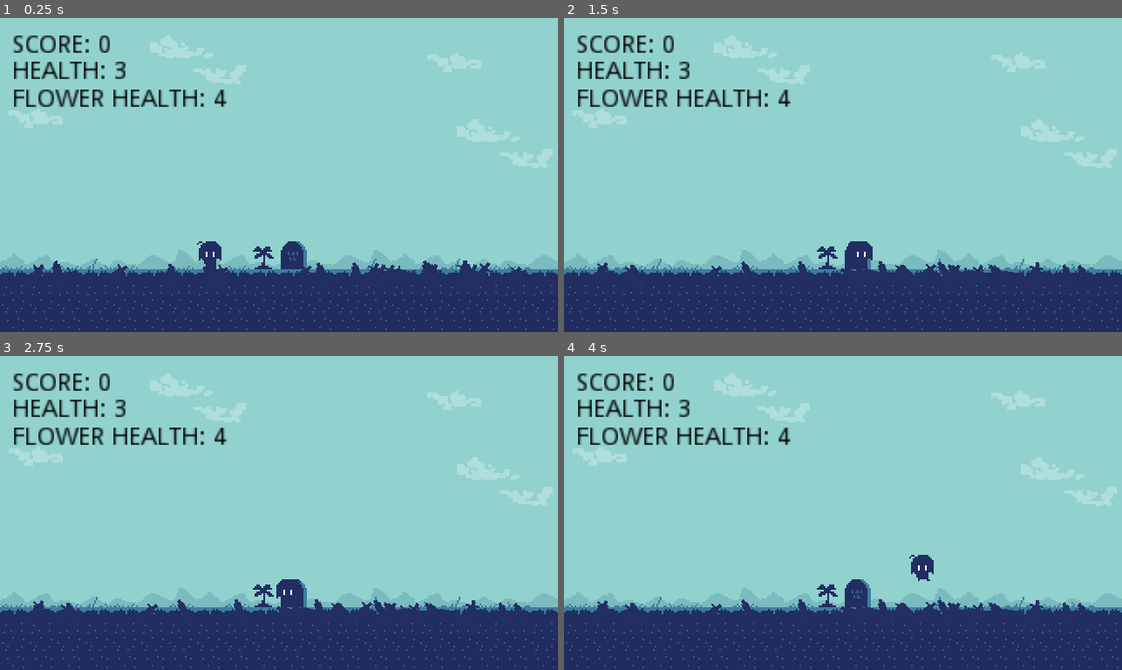
Above: before the commit, frames 1-4 (two rows, left to right).
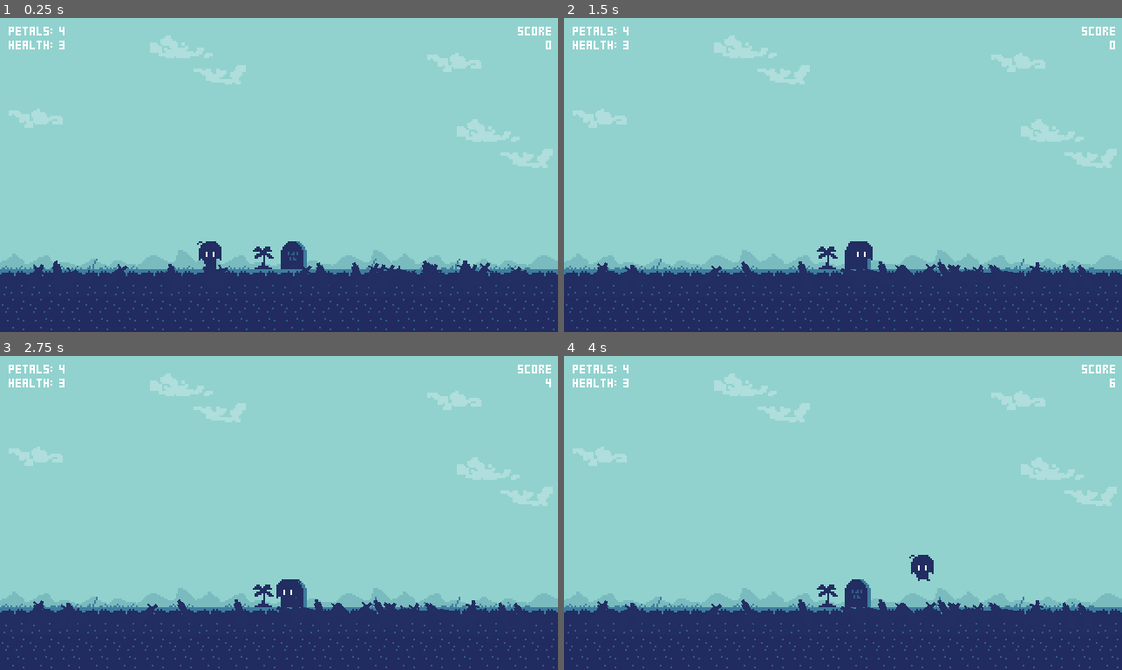
Above: after the commit, the same moments.

Repository: mwpodgorni/DDDD-Project
Game: Godot game, scene res://choice.tscn
Two runs of this game, one before a commit and one after it. Both use one fixed random seed, a clock stepped at 60 frames per second and the inputs below.
Inputs:
- Up to frame 1 (0.25 s): no input
- Up to frame 2 (1.5 s): tap Enter at 0.5 s; hold Right (ui_right) 0.53-1.28 s; tap V (ui_accept) at 0.77 s; hold Left (ui_left) from 1.28 s (still down)
- Up to frame 3 (2.75 s): tap V (ui_accept) at 1.52 s; release Left (ui_left) at 2.03 s; hold Right (ui_right) from 2.03 s (still down)
- Up to frame 4 (4 s): tap V (ui_accept) at 3.02, 3.77 s; release Right (ui_right) at 3.53 s; hold Left (ui_left) from 3.53 s (still down)

The runs differ from the first frame. In frame 1, 2.3% of the frame differs, in the area x 1-99%, y 2-29%; in frame 2, 2.3%; in frame 3, 2.3%; in frame 4, 2.3%.

Commit message:
Changed font, and added score over time

Diff:
--- a/LD46/FlowerHealth.gd
+++ b/LD46/FlowerHealth.gd
@@ -8,7 +8,8 @@
 
 # Called when the node enters the scene tree for the first time.
 func _ready():
-	self.modulate = Color(0, 0, 0, 1)
+	self.modulate = Color(255, 255, 255, 1)
 # Called every frame. 'delta' is the elapsed time since the previous frame.
 func _process(delta):
-	self.text = "FLOWER HEALTH: "+str(gl.flowerHealth)
+	self.text = str(gl.flowerHealth)
+	if(gl.flowerHealth <= 2): self.modulate = Color(255, 0, 0, 1)
--- a/LD46/HEALTH.gd
+++ b/LD46/HEALTH.gd
@@ -3,7 +3,8 @@
 
 # Called when the node enters the scene tree for the first time.
 func _ready():
-	self.modulate = Color(0, 0, 0, 1)
+	self.modulate = Color(255, 255, 255, 1)
 # Called every frame. 'delta' is the elapsed time since the previous frame.
 func _process(delta):
-	self.text = "HEALTH: "+str(gl.health)
+	self.text = str(gl.health)
+	if(gl.health < 1): self.modulate = Color(255, 0, 0, 1)
--- a/LD46/LD46.tscn
+++ b/LD46/LD46.tscn
@@ -15,6 +15,7 @@
 [ext_resource path="res://LD46/SCORE.gd" type="Script" id=13]
 [ext_resource path="res://LD46/HEALTH.gd" type="Script" id=14]
 [ext_resource path="res://LD46/FlowerHealth.gd" type="Script" id=15]
+[ext_resource path="res://pixelFont.tres" type="DynamicFont" id=16]
 
 [sub_resource type="TileSet" id=1]
 0/name = "sprite.png 0"
@@ -690,29 +691,66 @@
 [node name="step" type="AudioStreamPlayer" parent="sound"]
 stream = ExtResource( 9 )
 
-[node name="SCORE" type="Label" parent="."]
-margin_left = 7.0
-margin_top = 9.0
-margin_right = 48.0
-margin_bottom = 23.0
+[node name="Score" type="Node" parent="."]
+
+[node name="ScoreLabel" type="Label" parent="Score"]
+margin_left = 297.0
+margin_top = 5.0
+margin_right = 317.0
+margin_bottom = 11.0
+custom_fonts/font = ExtResource( 16 )
 text = "SCORE"
+align = 2
+
+[node name="Counter" type="Label" parent="Score"]
+margin_left = 301.0
+margin_top = 13.0
+margin_right = 317.0
+margin_bottom = 19.0
+custom_fonts/font = ExtResource( 16 )
+text = "1000"
+align = 2
 script = ExtResource( 13 )
 
-[node name="HEALTH" type="Label" parent="."]
-margin_left = 7.0
-margin_top = 24.0
-margin_right = 57.0
-margin_bottom = 38.0
-text = "HEALTH"
+[node name="Petals" type="Node" parent="."]
+
+[node name="PetalsLabel" type="Label" parent="Petals"]
+margin_left = 5.0
+margin_top = 5.0
+margin_right = 29.0
+margin_bottom = 11.0
+custom_fonts/font = ExtResource( 16 )
+text = "Petals:"
+
+[node name="Counter" type="Label" parent="Petals"]
+margin_left = 34.0
+margin_top = 5.0
+margin_right = 55.0
+margin_bottom = 11.0
+rect_pivot_offset = Vector2( -56, 19 )
+custom_fonts/font = ExtResource( 16 )
+text = "4"
+script = ExtResource( 15 )
+
+[node name="Health" type="Node" parent="."]
+
+[node name="HealthLabel" type="Label" parent="Health"]
+margin_left = 5.0
+margin_top = 13.0
+margin_right = 13.0
+margin_bottom = 19.0
+custom_fonts/font = ExtResource( 16 )
+text = "HEALTH:"
+
+[node name="Counter" type="Label" parent="Health"]
+margin_left = 34.0
+margin_top = 13.0
+margin_right = 55.0
+margin_bottom = 19.0
+rect_pivot_offset = Vector2( -56, 19 )
+custom_fonts/font = ExtResource( 16 )
+text = "3"
 script = ExtResource( 14 )
-
-[node name="FlowerHealth" type="Label" parent="."]
-margin_left = 7.0
-margin_top = 40.0
-margin_right = 114.0
-margin_bottom = 54.0
-text = "FLOWER HEALTH"
-script = ExtResource( 15 )
 
 [connection signal="area_entered" from="flower" to="flower" method="_on_flower_area_entered"]
 [connection signal="area_entered" from="player/slash0" to="player" method="_on_sword_hit"]
--- a/LD46/SCORE.gd
+++ b/LD46/SCORE.gd
@@ -2,7 +2,7 @@
 
 # Called when the node enters the scene tree for the first time.
 func _ready():
-	self.modulate = Color(0, 0, 0, 1)
+	self.modulate = Color(255, 255, 255, 1)
 # Called every frame. 'delta' is the elapsed time since the previous frame.
 func _process(delta):
-	self.text = "SCORE: "+str(gl.score)
+	self.text = str(gl.score)
--- a/LD46/player.gd
+++ b/LD46/player.gd
@@ -12,6 +12,8 @@
 var jumping = false
 var jump_base = 50
 var can_jump = false
+var time = 0
+
 func _ready():
 	g.lost = 0
 	g.completed = false
@@ -60,6 +62,10 @@
 		position.y = 136
 		vel.y = 0
 		can_jump = true
+	if gl.health > 0 && time >= 1:
+		time = 0
+		gl.score += 2
+	time += _d
 
 func state_normal(_d):
 	keys = [0, 0, 0, 0]
--- /dev/null
+++ b/pixelFont.tres
@@ -0,0 +1,7 @@
+[gd_resource type="DynamicFont" load_steps=2 format=2]
+
+[ext_resource path="res://6Px2bus-draR.ttf" type="DynamicFontData" id=1]
+
+[resource]
+size = 6
+font_data = ExtResource( 1 )
Binary file added: 6Px2bus-draR.ttf
Binary file added: LD46/6Px2bus-draR.ttf
Not shown: 1 places in LD46/LD46.tscn that only renumber resources
